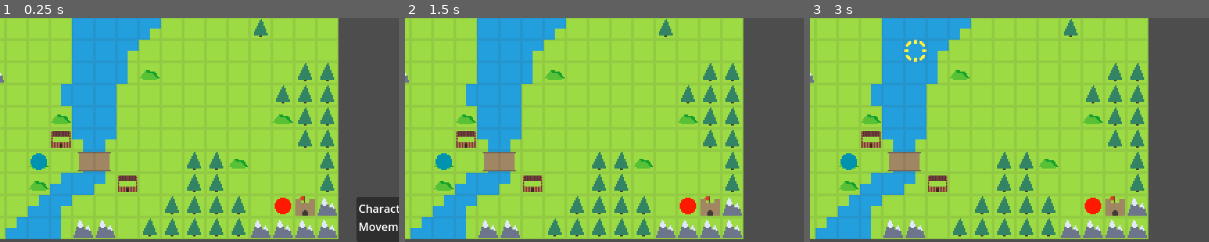
Above: before the commit, frames 1-3 (left to right).
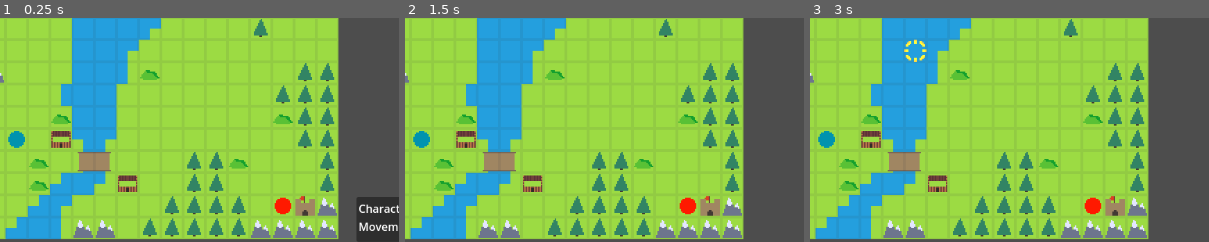
Above: after the commit, the same moments.

Repository: Kibibibit/chickenwarrior
Game: Godot game, scene res://src/scenes/main/main.tscn
Same seed, same stepped clock (60 frames per second), same inputs: the game is played once before the commit and once after it.
Inputs (mouse positions are % of the whole screen's width and height, from its top left):
- Up to frame 1 (0.25 s): no input
- Up to frame 2 (1.5 s): tap Enter (ui_accept) at 0.5, 0.77, 1.25 s; move the mouse to (72, 45) at 0.52 s; hold Right (ui_right) 0.53-1.28 s; click (72, 45) at 0.67 s; move the mouse to (30, 55) at 1.27 s; hold Down (ui_down) from 1.28 s (still down)
- Up to frame 3 (3 s): tap Enter (ui_accept) at 1.52, 2, 2.75 s; move the mouse to (60, 28) at 2.02 s; release Down (ui_down) at 2.03 s; hold Right (ui_right) 2.03-2.78 s; move the mouse to (45, 70) at 2.77 s; hold Up (ui_up) from 2.78 s (still down); click (45, 70) at 2.92 s
The pictures show only the part of the screen within x 35-85%, y 50-100%; the shares and areas given below are measured in that part.

The runs differ from the first frame. In frame 1, 0.5% of the frame differs, in the area x 2-12%, y 50-68%; in frame 2, 0.5%; in frame 3, 0.5%.

Commit message:
Vocations now affect move range

Diff:
--- a/resources/characters/enemy/test_bob.tres
+++ b/resources/characters/enemy/test_bob.tres
@@ -10,10 +10,10 @@
 vocation = ExtResource("2_hicim")
 hp = 24
 movement = 5
-strength = null
-magic = null
-dexterity = null
-speed = null
-luck = null
-defence = null
-resistance = null
+strength = 0
+magic = 0
+dexterity = 0
+speed = 0
+luck = 0
+defence = 0
+resistance = 0
--- a/resources/characters/enemy/test_lisa.tres
+++ b/resources/characters/enemy/test_lisa.tres
@@ -10,10 +10,10 @@
 vocation = ExtResource("2_3cxyw")
 hp = 22
 movement = 5
-strength = null
-magic = null
-dexterity = null
-speed = null
-luck = null
-defence = null
-resistance = null
+strength = 0
+magic = 0
+dexterity = 0
+speed = 0
+luck = 0
+defence = 0
+resistance = 0
--- a/resources/characters/player/test_alice.tres
+++ b/resources/characters/player/test_alice.tres
@@ -10,10 +10,10 @@
 vocation = ExtResource("2_vrjsd")
 hp = 22
 movement = 5
-strength = null
-magic = null
-dexterity = null
-speed = null
-luck = null
-defence = null
-resistance = null
+strength = 0
+magic = 0
+dexterity = 0
+speed = 0
+luck = 0
+defence = 0
+resistance = 0
--- a/resources/characters/player/test_steve.tres
+++ b/resources/characters/player/test_steve.tres
@@ -10,10 +10,10 @@
 vocation = ExtResource("2_owy5m")
 hp = 19
 movement = 5
-strength = null
-magic = null
-dexterity = null
-speed = null
-luck = null
-defence = null
-resistance = null
+strength = 0
+magic = 0
+dexterity = 0
+speed = 0
+luck = 0
+defence = 0
+resistance = 0
--- a/resources/vocations/cavalier.tres
+++ b/resources/vocations/cavalier.tres
@@ -10,7 +10,7 @@
 useable_weapons = 3
 promotions = Array[ExtResource("1_jfe5r")]([])
 hp = 0
-movement = 0
+movement = 1
 strength = 0
 magic = 0
 dexterity = 0
--- a/resources/vocations/pegasus_knight.tres
+++ b/resources/vocations/pegasus_knight.tres
@@ -10,7 +10,7 @@
 useable_weapons = 2
 promotions = Array[ExtResource("1_nb6fq")]([])
 hp = 0
-movement = 0
+movement = 2
 strength = 0
 magic = 0
 dexterity = 0
--- a/src/prefabs/battle_prefabs/unit/unit.gd
+++ b/src/prefabs/battle_prefabs/unit/unit.gd
@@ -95,6 +95,9 @@
 				max_range = item.max_range
 	return Vector2i(min_range, max_range)
 
+func get_movement() -> int:
+	return character.get_movement()
+
 func _can_use_arms() -> bool:
 	return false
 
--- a/src/prefabs/maps/map.gd
+++ b/src/prefabs/maps/map.gd
@@ -3,11 +3,8 @@
 
 const TILE_SIZE: int = 16
 
-
-
 @onready
 var _unit_parent = $Units
-
 
 var _grid_lines: MapGridLines
 
--- a/src/prefabs/maps/test_map/test_map.tscn
+++ b/src/prefabs/maps/test_map/test_map.tscn
@@ -63,15 +63,15 @@
 hp = 10
 
 [node name="TestAlice" parent="Units" instance=ExtResource("2_je2jo")]
-material = SubResource("ShaderMaterial_gafns")
-position = Vector2(96, 256)
+material = SubResource("ShaderMaterial_0411p")
+position = Vector2(80, 240)
 character = ExtResource("9_h38tm")
-tile = Vector2i(6, 16)
+tile = Vector2i(5, 15)
 inventory = Array[Resource("res://src/scripts/resource_types/item.gd")]([ExtResource("11_ip46s")])
 hp = 4
 
 [node name="TestLisa" parent="Units" instance=ExtResource("2_je2jo")]
-material = SubResource("ShaderMaterial_ncvgg")
+material = SubResource("ShaderMaterial_yys6q")
 position = Vector2(112, 80)
 character = ExtResource("10_cg0gy")
 team = 1
--- a/src/scripts/objects/tile_highlight.gd
+++ b/src/scripts/objects/tile_highlight.gd
@@ -21,7 +21,7 @@
 		var current: Vector2i = stack.pop_front()
 		var cost_to_current: int = cost_map[current]
 
-		if (cost_to_current <= unit.character.movement):
+		if (cost_to_current <= unit.get_movement()):
 			if (
 				current != unit.tile and
 				not current in out and
@@ -34,8 +34,7 @@
 					var unit_at_neighbour: bool = neighbour in unit_positions
 					var can_pass_tile: bool = not unit_at_neighbour
 					if (unit_at_neighbour):
-						var mounted: bool = unit.get_unit_type() == UnitTypes.CAVALRY or unit.get_unit_type() == UnitTypes.FLIER
-						can_pass_tile = mounted or instance_from_id(unit_positions[neighbour]).team == unit.team
+						can_pass_tile = unit.get_unit_type() == UnitTypes.FLIER or instance_from_id(unit_positions[neighbour]).team == unit.team
 					if (can_pass_tile):
 						var cost: int = cost_to_current + map.get_tile_cost(neighbour, unit.get_unit_type())
 						if (not neighbour in cost_map):
--- a/src/scripts/resource_types/character.gd
+++ b/src/scripts/resource_types/character.gd
@@ -24,3 +24,6 @@
 
 func get_unit_type() -> int:
 	return vocation.unit_type_code
+
+func get_movement() -> int:
+	return movement + vocation.movement
Not shown: 1 places in src/prefabs/battle_prefabs/unit/unit.tscn that only renumber resources
Not shown: 3 places in src/prefabs/maps/test_map/test_map.tscn that only renumber resources
